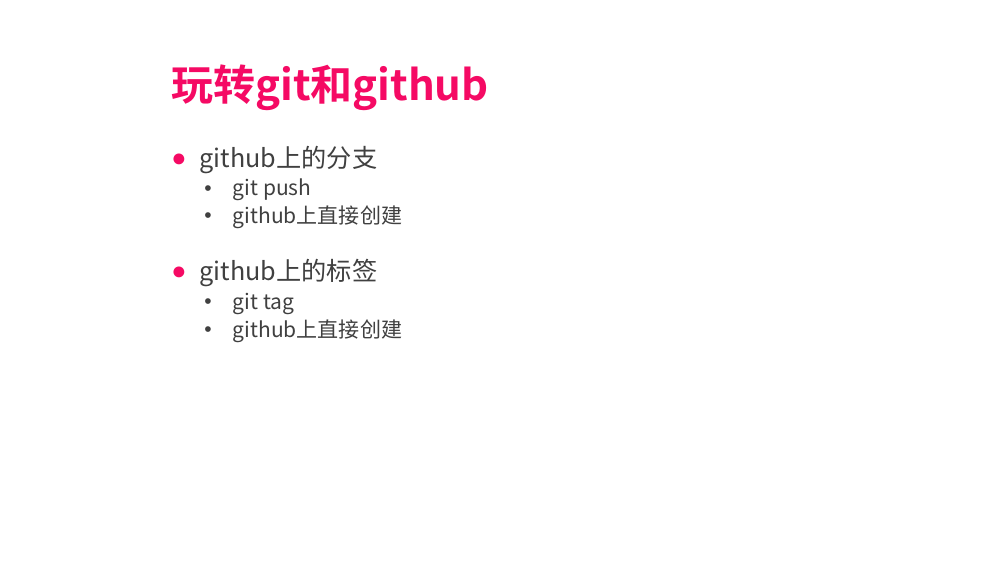
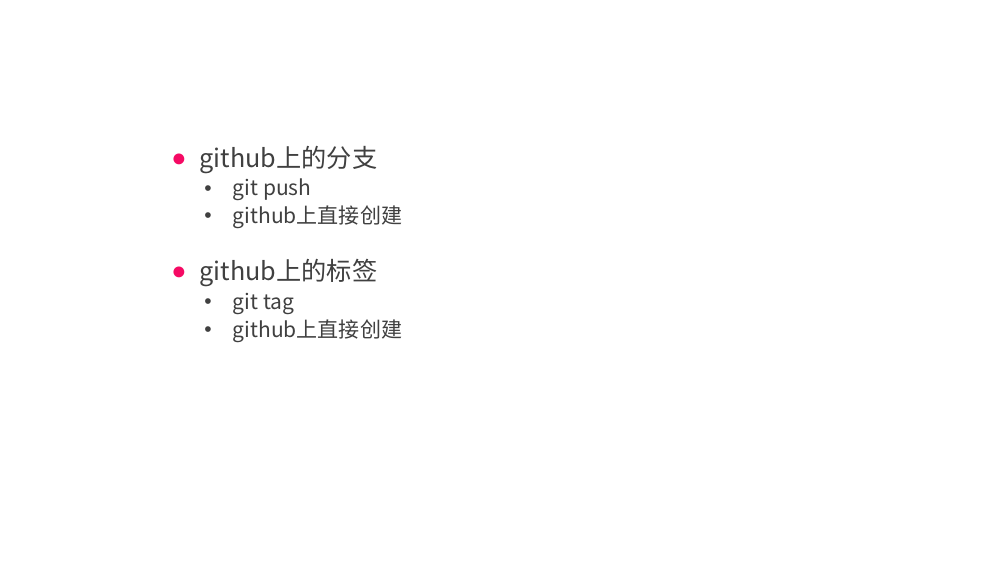
Before and after one commit to lixueiq911/github-note, a slide deck: slide 13 of 玩转git与github.pptx. Drawn at 1008x567 pixels with LibreOffice and Linux fonts; fonts in the diff are those of the drawing. Boxes give left, top, right and bottom in pixels: in the first picture for what was removed or moved away, otherwise in the second. Text is boxed around its words. In the diff, an @@ line names an element or a change of style, - is before the commit and + after.

```diff
--- a/玩转git与github.pptx
+++ b/玩转git与github.pptx
@@ title removed at box(171, 64, 488, 111) @@
-玩转git和github
```
Also in this commit, not shown: 5 other slides changed, 1 slide removed.
